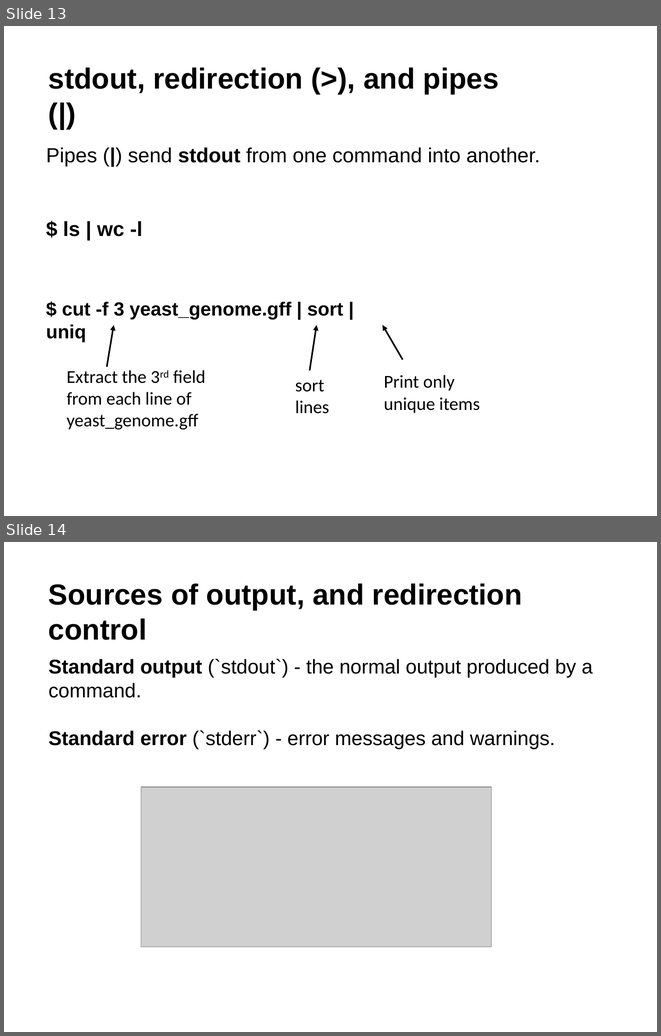
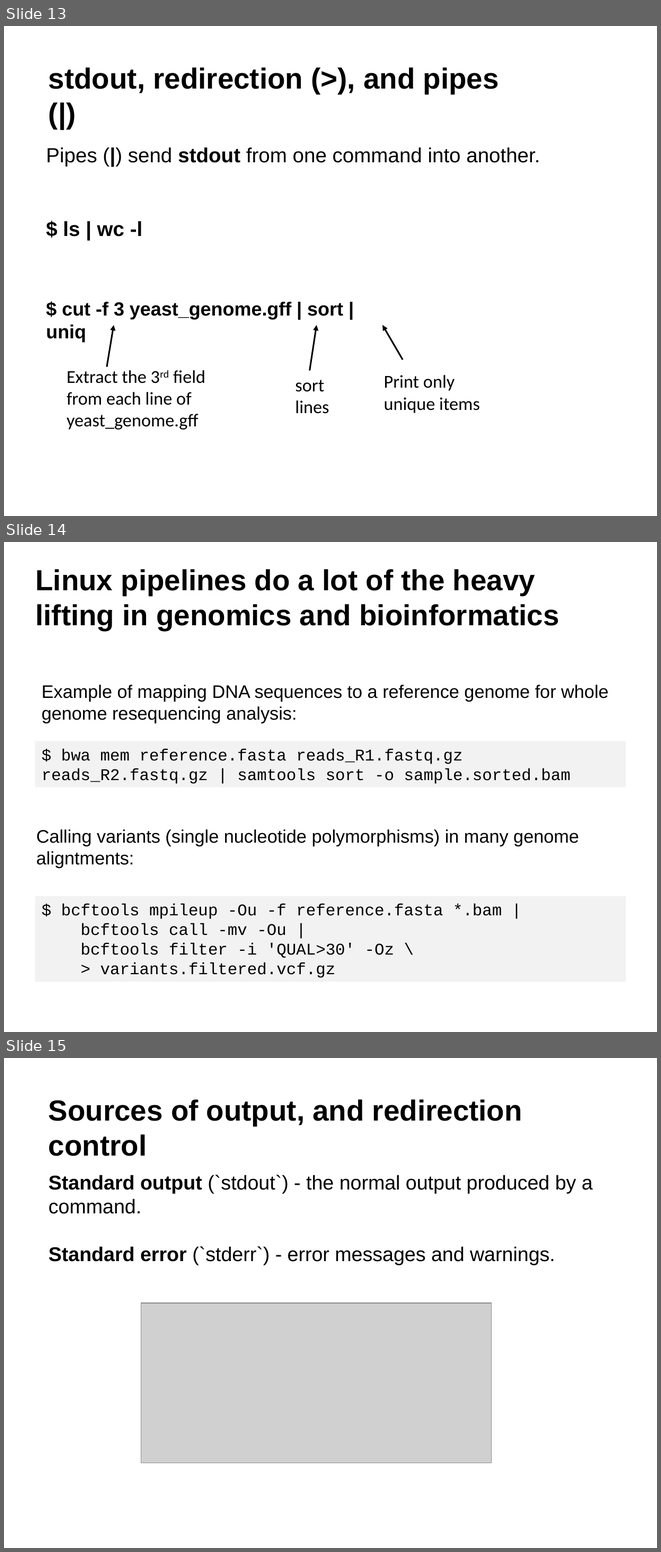
Before and after one commit to tparchman/F26_BIOL792, a slide deck: week3_unixIII/week3.pptx. Shown one above the other, each under a label of ours: slides 13 and 14 before the commit, slides 13, 14 and 15 after it. The pictures are 661x1036 and 661x1552 pixels, drawn with LibreOffice and Linux fonts; fonts in the diff are those of the drawing; grey boxes stand for pictures. Boxes give left, top, right and bottom in pixels: in the first picture for what was removed or moved away, otherwise in the second. Text is boxed around its words. In the diff, an @@ line names an element or a change of style, - is before the commit and + after.

```diff
--- a/week3_unixIII/week3.pptx
+++ b/week3_unixIII/week3.pptx
@@ slide 14 added at box(4, 542, 657, 1032), background #FFFFFF @@
@@ text added at box(36, 569, 559, 631), 32 pt, text #000000, bold @@
+Linux pipelines do a lot of the heavy lifting in genomics and bioinformatics
@@ text added at box(42, 685, 608, 723), 20 pt, text #000000 @@
+Example of mapping DNA sequences to a reference genome for whole genome resequencing analysis:
@@ rectangle added at box(35, 741, 626, 787), fill #F2F2F2, 18 pt, text #000000 @@
+$ bwa mem reference.fasta reads_R1.fastq.gz reads_R2.fastq.gz | samtools sort -o sample.sorted.bam
@@ text added at box(36, 829, 579, 867), 20 pt, text #000000 @@
+Calling variants (single nucleotide polymorphisms) in many genome aligntments:
@@ rectangle added at box(35, 896, 626, 981), fill #F2F2F2, 18 pt, text #000000 @@
+$ bcftools mpileup -Ou -f reference.fasta *.bam |
+bcftools call -mv -Ou |
+bcftools filter -i 'QUAL>30' -Oz \
+> variants.filtered.vcf.gz
@@ what was slide 14 is now slide 15 @@
```
Also in this commit, not shown: 2 other files.
